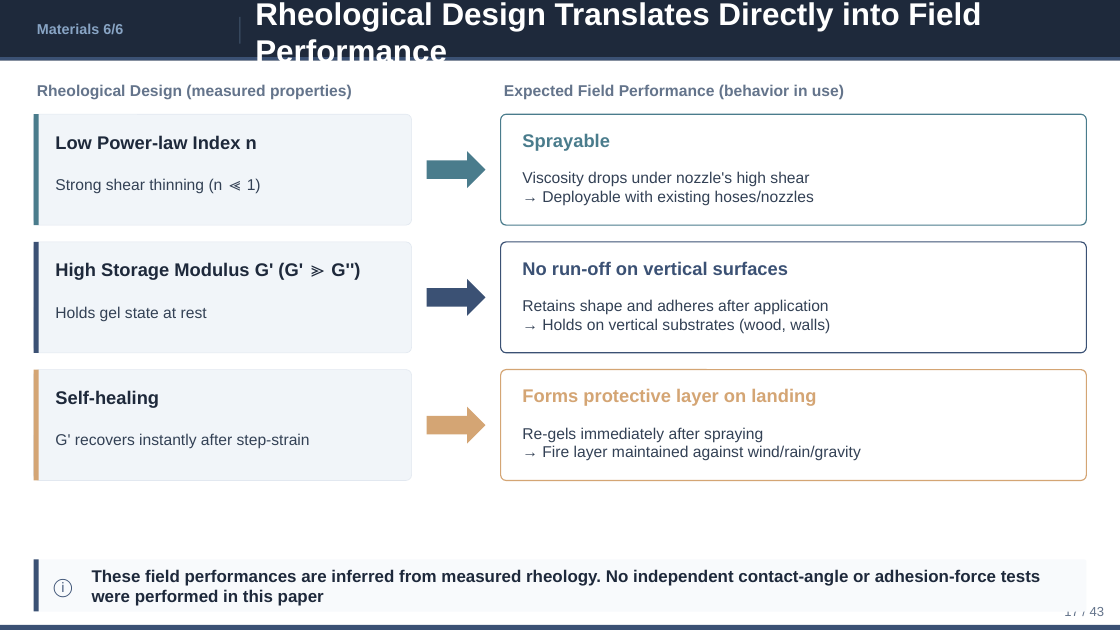
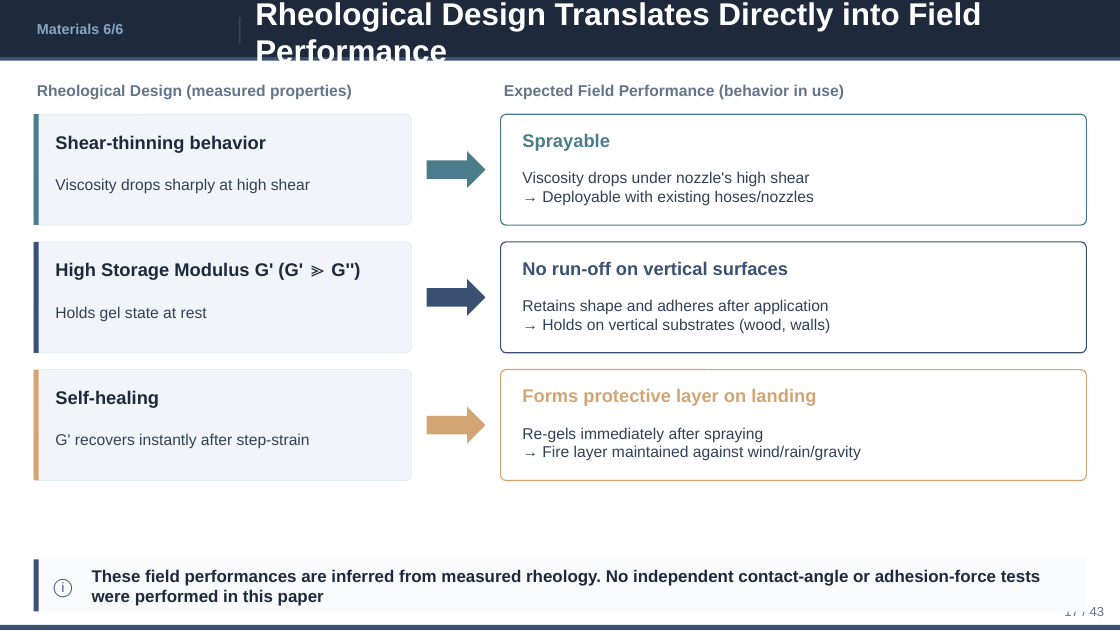
Before and after one commit to ytaisei0525-design/my-first-claude, a slide deck: slide 17 of slides_en.pptx. Drawn at 1120x630 pixels with LibreOffice and Linux fonts; fonts in the diff are those of the drawing. Boxes give left, top, right and bottom in pixels: in the first picture for what was removed or moved away, otherwise in the second. Text is boxed around its words. In the diff, an @@ line names an element or a change of style, - is before the commit and + after.

```diff
--- a/slides_en.pptx
+++ b/slides_en.pptx
@@ text at [55, 135, 266, 153]: text changed @@
-Low Power-law Index n
+Shear-thinning behavior
@@ text at [55, 178, 310, 193]: text changed @@
-Strong shear thinning (n ≪ 1)
+Viscosity drops sharply at high shear
```
Also in this commit, not shown: 5 other slides changed, 4 other files.
